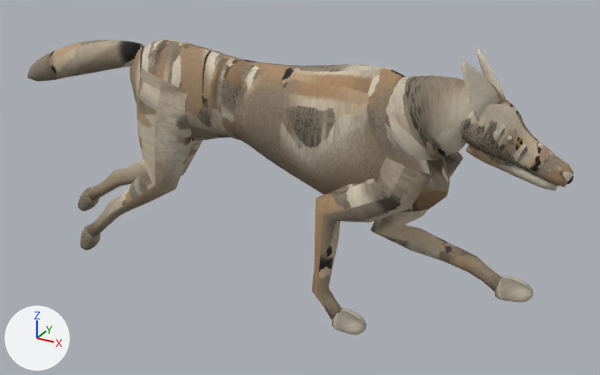
An edit to the glTF model assets_src/canids/wolf_run.glb, drawn before and after from the same camera.
Before and after are seen from a 50 mm lens placed at (0.874, -1.493, 1.048), pointed at (0.036, 0.031, 0.286). Arrows for +X, +Y and +Z are at lower left; the lights stay in place. The older version comes first. Where no turn or scale is listed for an object, it has been applied to the vertices. Vertices at exactly the same position are counted once.

The older version as bpy lines, for what is in view:
```python
me_wolf_run_mesh = bpy.data.meshes.new('wolf_run_mesh')
me_wolf_run_mesh.from_pydata(...)  # 3144 vertices, 6216 faces; spans x -0.75..0.632, y -0.082..0.082, z 0.0..0.651
me_wolf_run_mesh.materials.append(mat_wolf)
ob_wolf_run_mesh = bpy.data.objects.new('wolf_run_mesh', me_wolf_run_mesh)
ob_wolf_run_mesh.location = (0.0, 0.0, 0.0)
```
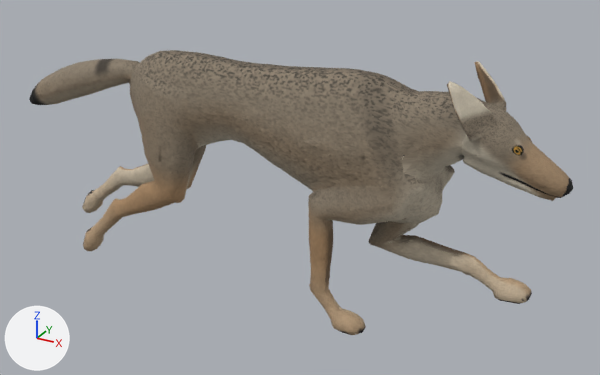
Location of each change, (x1, y1, x2, y2) in pixels of the pictures (600 x 375 px):
'wolf_run_mesh', reshaped: before (27, 39, 574, 335); after (29, 50, 573, 335)
part 1 of me_wolf_run_mesh, rebuilt (70% wider, 64% taller): before (130, 39, 450, 212); after (29, 50, 573, 335)
part 2 of me_wolf_run_mesh, deleted (brown): before (27, 40, 574, 335)

The change in detail:
me_wolf_run_mesh is used by ob_wolf_run_mesh; location (0.0, 0.0, 0.0).
me_wolf_run_mesh had 3144 vertices, 6216 faces and spanned x -0.75..0.632, y -0.082..0.082, z 0.0..0.651.
me_wolf_run_mesh now has 2798 vertices, 5600 faces and spans x -0.751..0.634, y -0.091..0.088, z 0.0..0.617.
me_wolf_run_mesh part 1: the loose piece of 834 vertices spanning x -0.405..0.394, y -0.075..0.075, z 0.283..0.601 is rebuilt with 2798 vertices and now spans x -0.751..0.634, y -0.091..0.088, z 0.0..0.617.
me_wolf_run_mesh part 2: 17 loose pieces with 2310 vertices, spanning x -0.75..0.632, y -0.082..0.082, z 0.0..0.651, are deleted.
